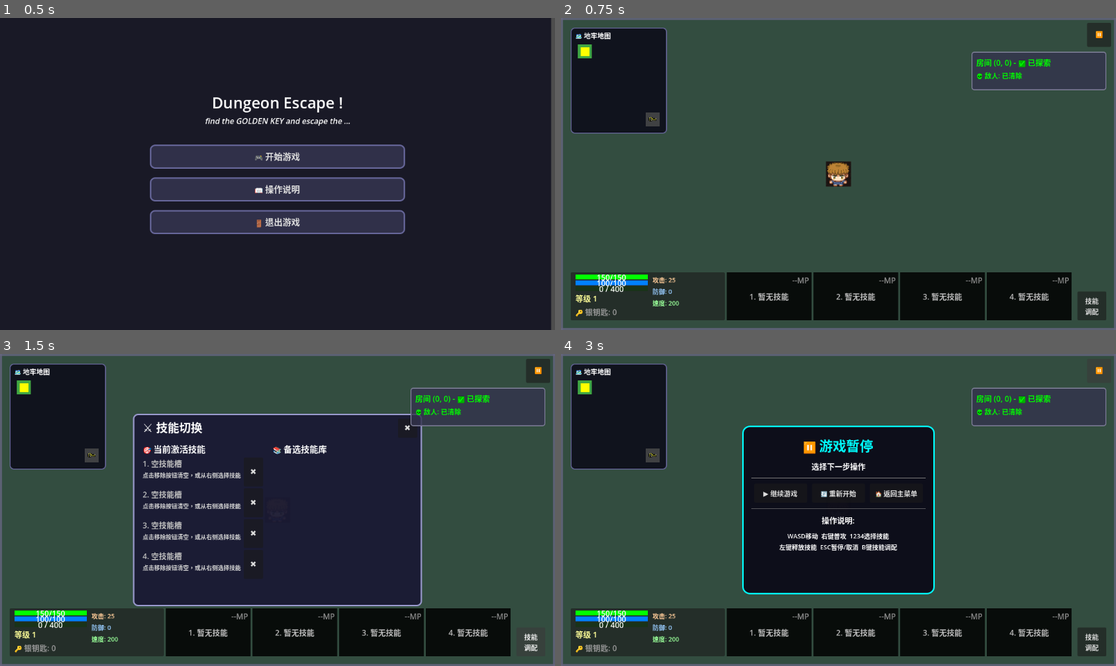
Above: before the commit, frames 1-4 (two rows, left to right).
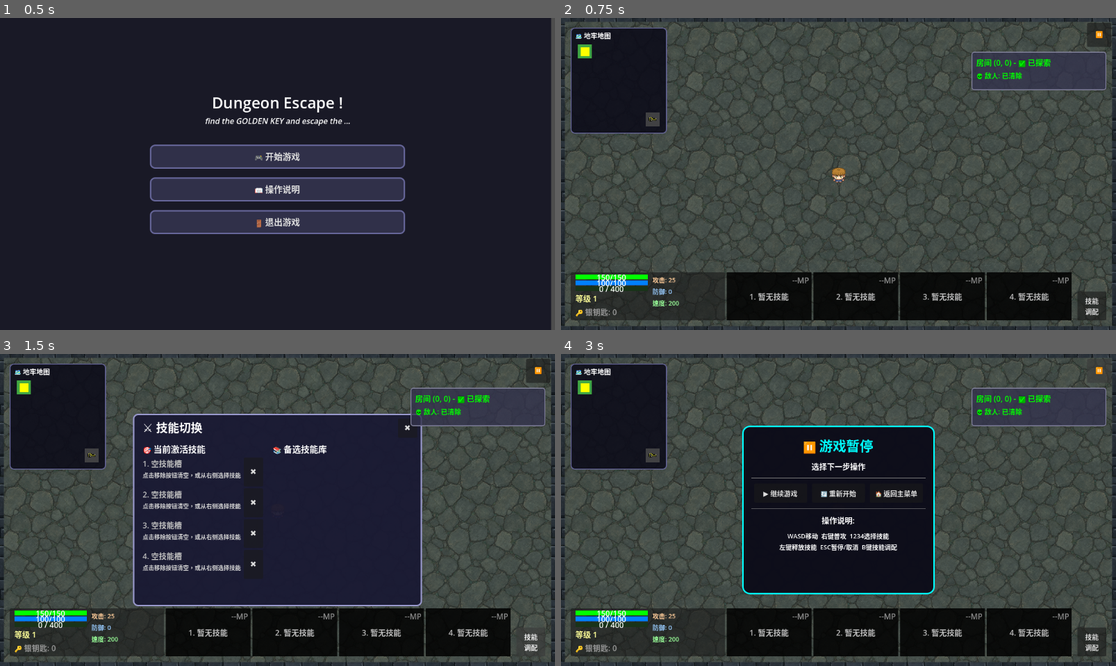
Above: after the commit, the same moments.

Repository: BXy213/Dungeon
Game: Godot game, scene res://Scenes/MainScene.tscn
Same seed, same stepped clock (60 frames per second), same inputs: the game is played once before the commit and once after it.
Inputs:
- Up to frame 1 (0.5 s): no input
- Up to frame 2 (0.75 s): click "🎮 开始游戏" at 0.5 s
- Up to frame 3 (1.5 s): click "技能 调配" at 1.25 s
- Up to frame 4 (3 s): click "✖" at 2 s; click "⏸️" at 2.75 s

Frame 1 is identical in both runs. In frame 2, 13% of the frame differs, in the area x 0-100%, y 0-100%; in frame 3, 8.5%; in frame 4, 10%.

Commit message:
Update textures and enhance visual elements for obstacles and enemies: Changed obstacle texture to dungeon rubble, updated player character sprite to use a walking animation with directional frames, and refined enemy visuals by replacing placeholder textures with specific enemy images. Improved room generation visuals with tiled textures for floors and walls, enhancing overall aesthetic consistency.

Diff:
--- a/Scenes/Obstacle.tscn
+++ b/Scenes/Obstacle.tscn
@@ -1,7 +1,7 @@
 [gd_scene load_steps=4 format=3 uid="uid://dwm8jk2l3oavr"]
 
 [ext_resource type="Script" uid="uid://dbk56tqoog56m" path="res://scripts/Obstacle.gd" id="1_obstacle"]
-[ext_resource type="Texture2D" uid="uid://dg70xps5dl4o4" path="res://art/stone.png" id="2_2sxyv"]
+[ext_resource type="Texture2D" path="res://art/environment/dungeon_obstacle_rubble.png" id="2_2sxyv"]
 
 [sub_resource type="RectangleShape2D" id="RectangleShape2D_obstacle"]
 size = Vector2(64, 64)
@@ -14,5 +14,4 @@
 shape = SubResource("RectangleShape2D_obstacle")
 
 [node name="Sprite2D" type="Sprite2D" parent="."]
-scale = Vector2(0.5, 0.5)
 texture = ExtResource("2_2sxyv")
--- a/Scenes/Player.tscn
+++ b/Scenes/Player.tscn
@@ -2,7 +2,7 @@
 
 [ext_resource type="Script" uid="uid://cfvu6gv7cs27c" path="res://scripts/PlayerCharacter.gd" id="1_kne1u"]
 [ext_resource type="Script" uid="uid://roc6gvwc8go2" path="res://scripts/SkillManager.gd" id="1_xhfnw"]
-[ext_resource type="Texture2D" uid="uid://bqe4pmj4fr7pf" path="res://art/icon.webp" id="2_e80uo"]
+[ext_resource type="Texture2D" uid="uid://cw61uxb817e66" path="res://art/charwalk.png" id="2_e80uo"]
 
 [sub_resource type="RectangleShape2D" id="RectangleShape2D_cxr5p"]
 size = Vector2(40, 40)
@@ -12,8 +12,9 @@
 script = ExtResource("1_kne1u")
 
 [node name="Sprite2D" type="Sprite2D" parent="."]
-scale = Vector2(0.4, 0.4)
 texture = ExtResource("2_e80uo")
+hframes = 4
+vframes = 4
 
 [node name="CollisionShape2D" type="CollisionShape2D" parent="."]
 position = Vector2(0.5, 2)
--- a/scripts/DungeonGenerator.gd
+++ b/scripts/DungeonGenerator.gd
@@ -2,6 +2,8 @@
 class_name DungeonGenerator
 
 const Constants = preload("res://scripts/core/GameConstants.gd")
+const FLOOR_TEXTURE = preload("res://art/environment/dungeon_floor_stone.png")
+const WALL_TEXTURE = preload("res://art/environment/dungeon_wall_stone.png")
 
 # 房间状态常量
 const ROOM_UNEXPLORED = 0
@@ -367,12 +369,9 @@
 
 func create_corridor_visual(corridor_data: Dictionary) -> void:
 	# 创建通道的视觉效果和碰撞体
-	var corridor_bg = ColorRect.new()
+	var corridor_bg = create_tiled_texture_rect(FLOOR_TEXTURE, corridor_data.size, -9)
 	corridor_bg.name = "CorridorBG_" + corridor_data.id
-	corridor_bg.size = corridor_data.size
 	corridor_bg.position = corridor_data.position
-	corridor_bg.color = Color(0.4, 0.4, 0.6, 0.9)  # 蓝灰色，比房间浅
-	corridor_bg.z_index = -9  # 在房间背景之上，但在内容之下
 	add_child(corridor_bg)
 
 	# 创建通道的碰撞体（默认禁用，由房间状态控制）
@@ -440,14 +439,21 @@
 	wall.add_child(collision)
 
 	# 创建视觉效果
-	var wall_visual = ColorRect.new()
-	wall_visual.size = wall_size
-	wall_visual.color = Color(0.4, 0.4, 0.5, 1.0)  # 灰色墙体
-	wall_visual.z_index = -5
+	var wall_visual = create_tiled_texture_rect(WALL_TEXTURE, wall_size, -5)
 	wall.add_child(wall_visual)
 
 	add_child(wall)
 	print("创建通道墙体: ", wall_name, " 位置: ", wall_pos, " 大小: ", wall_size)
+
+func create_tiled_texture_rect(texture: Texture2D, rect_size: Vector2, z_layer: int) -> TextureRect:
+	var texture_rect = TextureRect.new()
+	texture_rect.texture = texture
+	texture_rect.expand_mode = TextureRect.EXPAND_IGNORE_SIZE
+	texture_rect.stretch_mode = TextureRect.STRETCH_TILE
+	texture_rect.size = rect_size
+	texture_rect.z_index = z_layer
+	texture_rect.mouse_filter = Control.MOUSE_FILTER_IGNORE
+	return texture_rect
 
 func _check_player_position() -> void:
 	if not player:
@@ -774,12 +780,10 @@
 	if background:
 		if should_block:
 			# 封锁状态：通道变暗
-			background.color = Color(0.2, 0.2, 0.3, 0.9)  # 深色
 			background.modulate = Color(0.6, 0.6, 0.6, 1.0)  # 暗化
 			print("    🎨 通道视觉已变暗")
 		else:
 			# 开放状态：通道正常颜色
-			background.color = Color(0.4, 0.4, 0.6, 0.9)  # 正常蓝灰色
 			background.modulate = Color.WHITE  # 正常亮度
 			print("    🎨 通道视觉已恢复正常")
 
--- a/scripts/Obstacle.gd
+++ b/scripts/Obstacle.gd
@@ -1,4 +1,6 @@
 extends StaticBody2D
+
+const DEFAULT_OBSTACLE_TEXTURE = preload("res://art/environment/dungeon_obstacle_rubble.png")
 
 # 🪨 障碍物（支持多种类型，统一使用正方形网格）
 
@@ -8,11 +10,11 @@
 @onready var collision_shape = $CollisionShape2D
 @onready var sprite = $Sprite2D
 
-var obstacle_colors = {
-	"wall": Color(0.4, 0.4, 0.4),
-	"rock": Color(0.6, 0.4, 0.2),
-	"tree": Color(0.2, 0.6, 0.2),
-	"crystal": Color(0.6, 0.2, 0.8)
+var obstacle_tints = {
+	"wall": Color(0.75, 0.78, 0.82),
+	"rock": Color.WHITE,
+	"tree": Color(0.65, 0.9, 0.65),
+	"crystal": Color(0.85, 0.65, 1.0)
 }
 
 func _ready() -> void:
@@ -44,12 +46,14 @@
 	collision_shape.shape = shape
 
 	# 设置视觉效果（根据类型设置颜色）
-	sprite.modulate = obstacle_colors.get(obstacle_type, Color(0.6, 0.4, 0.2))
+	sprite.texture = DEFAULT_OBSTACLE_TEXTURE
+	sprite.modulate = obstacle_tints.get(obstacle_type, Color.WHITE)
 
 	# 调整sprite缩放以适应grid_size
-	# 假设stone.png原始大小约为128x128
-	var sprite_scale = float(grid_size) / 128.0
-	sprite.scale = Vector2(sprite_scale, sprite_scale)
+	if sprite.texture:
+		var texture_size = sprite.texture.get_size()
+		if texture_size.x > 0 and texture_size.y > 0:
+			sprite.scale = Vector2(float(grid_size) / texture_size.x, float(grid_size) / texture_size.y)
 
 func set_obstacle_type(type: String) -> void:
 	"""设置障碍物类型"""
--- a/scripts/PlayerCharacter.gd
+++ b/scripts/PlayerCharacter.gd
@@ -3,6 +3,14 @@
 const Constants = preload("res://scripts/core/GameConstants.gd")
 
 # 🎮 玩家角色类 - 基于新架构的玩家实现
+
+const WALK_FRAME_COUNT = 4
+const WALK_ANIMATION_FPS = 8.0
+const WALK_DIRECTION_DOWN = 0
+const WALK_DIRECTION_LEFT = 1
+const WALK_DIRECTION_UP = 2
+const WALK_DIRECTION_RIGHT = 3
+const WALK_IDLE_FRAME = 0
 
 ## ========== 玩家特有属性 ==========
 
@@ -19,6 +27,12 @@
 
 # 相机系统
 @onready var camera = $Camera2D
+@onready var player_sprite: Sprite2D = $Sprite2D
+
+# charwalk.png uses columns for directions and rows for walk frames.
+var walk_frame_index: int = WALK_IDLE_FRAME
+var walk_frame_timer: float = 0.0
+var facing_direction: int = WALK_DIRECTION_DOWN
 
 ## ========== 信号 ==========
 
@@ -52,6 +66,7 @@
 
 	# 设置技能管理器
 	skill_manager = get_node_or_null(Constants.NODE_SKILL_MANAGER)
+	setup_walk_sprite()
 
 	# 初始化状态管理器
 	setup_state_manager()
@@ -64,6 +79,14 @@
 	add_to_group(Constants.GROUP_PLAYERS)
 
 	print("🎮 玩家角色初始化完成")
+
+func setup_walk_sprite() -> void:
+	if not player_sprite:
+		return
+
+	player_sprite.hframes = WALK_FRAME_COUNT
+	player_sprite.vframes = WALK_FRAME_COUNT
+	player_sprite.frame_coords = Vector2i(facing_direction, WALK_IDLE_FRAME)
 
 func setup_state_manager() -> void:
 	"""设置玩家状态管理器"""
@@ -139,12 +162,45 @@
 
 	# 应用移动
 	velocity = input_vector * current_speed
+	update_walk_animation(_delta, input_vector)
 
 	# 更新状态
 	if velocity.length() > 0:
 		change_state(CharacterState.MOVING)
 	else:
 		change_state(CharacterState.IDLE)
+
+func update_walk_animation(delta: float, input_vector: Vector2) -> void:
+	if not player_sprite:
+		return
+
+	if input_vector == Vector2.ZERO:
+		walk_frame_timer = 0.0
+		walk_frame_index = WALK_IDLE_FRAME
+		player_sprite.frame_coords = Vector2i(facing_direction, WALK_IDLE_FRAME)
+		return
+
+	update_facing_direction(input_vector)
+	walk_frame_timer += delta
+
+	var frame_time = 1.0 / WALK_ANIMATION_FPS
+	while walk_frame_timer >= frame_time:
+		walk_frame_timer -= frame_time
+		walk_frame_index = (walk_frame_index + 1) % WALK_FRAME_COUNT
+
+	player_sprite.frame_coords = Vector2i(facing_direction, walk_frame_index)
+
+func update_facing_direction(input_vector: Vector2) -> void:
+	if abs(input_vector.x) > abs(input_vector.y):
+		if input_vector.x < 0:
+			facing_direction = WALK_DIRECTION_LEFT
+		else:
+			facing_direction = WALK_DIRECTION_RIGHT
+	else:
+		if input_vector.y < 0:
+			facing_direction = WALK_DIRECTION_UP
+		else:
+			facing_direction = WALK_DIRECTION_DOWN
 
 ## ========== 攻击系统重写 ==========
 
--- a/scripts/Room.gd
+++ b/scripts/Room.gd
@@ -5,6 +5,8 @@
 const Constants = preload("res://scripts/core/GameConstants.gd")
 const SpawnPlanner = preload("res://scripts/rooms/EnemySpawnPlanner.gd")
 const SaveCodec = preload("res://scripts/rooms/RoomSaveCodec.gd")
+const FLOOR_TEXTURE = preload("res://art/environment/dungeon_floor_stone.png")
+const WALL_TEXTURE = preload("res://art/environment/dungeon_wall_stone.png")
 
 const START_ROOM_ID := Vector2i(0, 0)
 const DEFAULT_DUNGEON_SIZE := Vector2i(5, 5)
@@ -417,12 +419,19 @@
 	# 如果找不到合适位置，返回中心点
 	return spawn_area.get_center()
 
+func create_tiled_texture_rect(texture: Texture2D, rect_size: Vector2, z_layer: int) -> TextureRect:
+	var texture_rect = TextureRect.new()
+	texture_rect.texture = texture
+	texture_rect.expand_mode = TextureRect.EXPAND_IGNORE_SIZE
+	texture_rect.stretch_mode = TextureRect.STRETCH_TILE
+	texture_rect.size = rect_size
+	texture_rect.z_index = z_layer
+	texture_rect.mouse_filter = Control.MOUSE_FILTER_IGNORE
+	return texture_rect
+
 func create_room_background() -> void:
-	# 创建房间背景
-	var room_background = ColorRect.new()
-	room_background.size = room_size
-	room_background.color = Color(0.2, 0.3, 0.25, 1.0)  # 深绿色背景
-	room_background.z_index = -10  # 确保在最底层
+	var room_background = create_tiled_texture_rect(FLOOR_TEXTURE, room_size, -10)
+	room_background.name = "RoomBackground"
 	add_child(room_background)
 	move_child(room_background, 0)  # 移到最前面（最底层）
 
@@ -590,43 +599,30 @@
 
 func create_room_border() -> void:
 	"""创建房间边界线（视觉效果）"""
-	var border_color = Color(0.4, 0.4, 0.5, 0.8)
-	var border_width = 4
+	var border_width = 8
 
 	# 顶边
-	var top_border = ColorRect.new()
+	var top_border = create_tiled_texture_rect(WALL_TEXTURE, Vector2(room_size.x, border_width), -7)
 	top_border.name = "TopBorder"
-	top_border.color = border_color
-	top_border.size = Vector2(room_size.x, border_width)
 	top_border.position = Vector2(0, 0)
-	top_border.z_index = -7
 	add_child(top_border)
 
 	# 底边
-	var bottom_border = ColorRect.new()
+	var bottom_border = create_tiled_texture_rect(WALL_TEXTURE, Vector2(room_size.x, border_width), -7)
 	bottom_border.name = "BottomBorder"
-	bottom_border.color = border_color
-	bottom_border.size = Vector2(room_size.x, border_width)
 	bottom_border.position = Vector2(0, room_size.y - border_width)
-	bottom_border.z_index = -7
 	add_child(bottom_border)
 
 	# 左边
-	var left_border = ColorRect.new()
+	var left_border = create_tiled_texture_rect(WALL_TEXTURE, Vector2(border_width, room_size.y), -7)
 	left_border.name = "LeftBorder"
-	left_border.color = border_color
-	left_border.size = Vector2(border_width, room_size.y)
 	left_border.position = Vector2(0, 0)
-	left_border.z_index = -7
 	add_child(left_border)
 
 	# 右边
-	var right_border = ColorRect.new()
+	var right_border = create_tiled_texture_rect(WALL_TEXTURE, Vector2(border_width, room_size.y), -7)
 	right_border.name = "RightBorder"
-	right_border.color = border_color
-	right_border.size = Vector2(border_width, room_size.y)
 	right_border.position = Vector2(room_size.x - border_width, 0)
-	right_border.z_index = -7
 	add_child(right_border)
 
 func create_room_walls() -> void:
@@ -704,10 +700,7 @@
 	wall.add_child(collision)
 
 	# 创建视觉效果
-	var wall_visual = ColorRect.new()
-	wall_visual.size = wall_size
-	wall_visual.color = Color(0.3, 0.3, 0.35, 1.0)  # 深灰色墙体
-	wall_visual.z_index = -6
+	var wall_visual = create_tiled_texture_rect(WALL_TEXTURE, wall_size, -6)
 	wall.add_child(wall_visual)
 
 	add_child(wall)
--- a/scripts/enemies/BomberEnemy.gd
+++ b/scripts/enemies/BomberEnemy.gd
@@ -1,5 +1,7 @@
 extends "res://scripts/EnemyCharacter.gd"
 class_name BomberEnemy
+
+const BOMBER_TEXTURE = preload("res://art/enemies/enemy_bomber.png")
 
 # 💣 自爆兵 - 死亡时爆炸（参考DOTA特克斯/LOL炼金男爵虫子）
 
@@ -69,10 +71,11 @@
 	# 创建Sprite2D节点（发光效果）
 	var bomber_sprite = Sprite2D.new()
 	bomber_sprite.name = "Sprite2D"
-	bomber_sprite.texture = preload("res://art/icon.webp")
-	bomber_sprite.modulate = Color(1.0, 0.5, 0.0)  # 橙色，像炸弹
-	bomber_sprite.scale = Vector2(0.35, 0.35)
+	bomber_sprite.texture = BOMBER_TEXTURE
+	bomber_sprite.modulate = Color.WHITE
+	bomber_sprite.scale = Vector2.ONE
 	add_child(bomber_sprite)
+	sprite = bomber_sprite
 	print("  ✓ Sprite2D已创建")
 
 	# 添加脉冲动画（像定时炸弹）
@@ -100,8 +103,11 @@
 	# ✅ 修复：确保贴图颜色正确设置（即使Sprite2D预先存在）
 	var bomber_sprite = get_node_or_null("Sprite2D")
 	if bomber_sprite:
-		bomber_sprite.modulate = Color(1.0, 0.5, 0.0)  # 橙色
-		print("  ✓ 自爆兵贴图颜色已设置为橙色, visible: ", bomber_sprite.visible, ", scale: ", bomber_sprite.scale)
+		bomber_sprite.texture = BOMBER_TEXTURE
+		bomber_sprite.modulate = Color.WHITE
+		bomber_sprite.scale = Vector2.ONE
+		sprite = bomber_sprite
+		print("  ✓ 自爆兵贴图已设置, visible: ", bomber_sprite.visible, ", scale: ", bomber_sprite.scale)
 
 		# 重新创建脉冲动画
 		var tween = create_tween()
--- a/scripts/enemies/BossEnemy.gd
+++ b/scripts/enemies/BossEnemy.gd
@@ -2,6 +2,7 @@
 class_name BossEnemy
 
 const EnemyTypes = preload("res://scripts/factories/EnemyFactory.gd")
+const BOSS_TEXTURE = preload("res://art/enemies/enemy_boss.png")
 # 👑 BOSS - 保持距离，召唤小兵，战术移动
 
 ## ========== BOSS特有属性 ==========
@@ -74,10 +75,11 @@
 	# 创建Sprite2D节点
 	var boss_sprite = Sprite2D.new()
 	boss_sprite.name = "Sprite2D"
-	boss_sprite.texture = preload("res://art/icon.webp")
-	boss_sprite.modulate = Color.PURPLE  # 紫色
-	boss_sprite.scale = Vector2(0.72, 0.72)
+	boss_sprite.texture = BOSS_TEXTURE
+	boss_sprite.modulate = Color.WHITE
+	boss_sprite.scale = Vector2.ONE
 	add_child(boss_sprite)
+	sprite = boss_sprite
 	print("  ✓ Sprite2D已创建")
 
 	# 创建CollisionShape2D节点
@@ -98,8 +100,11 @@
 	"""设置BOSS视觉效果"""
 	var boss_sprite = get_node_or_null("Sprite2D")
 	if boss_sprite:
-		boss_sprite.modulate = Color.PURPLE  # 紫色
-		print("  ✓ BOSS贴图颜色已设置为紫色")
+		boss_sprite.texture = BOSS_TEXTURE
+		boss_sprite.modulate = Color.WHITE
+		boss_sprite.scale = Vector2.ONE
+		sprite = boss_sprite
+		print("  ✓ BOSS贴图已设置")
 
 func setup_collision_size() -> void:
 	"""设置碰撞盒大小"""
--- a/scripts/enemies/EliteEnemy.gd
+++ b/scripts/enemies/EliteEnemy.gd
@@ -1,5 +1,7 @@
 extends "res://scripts/EnemyCharacter.gd"
 class_name EliteEnemy
+
+const ELITE_TEXTURE = preload("res://art/enemies/enemy_elite.png")
 
 # 🛡️ 精英战士 - 预测性攻击，毒技能
 
@@ -65,10 +67,11 @@
 	# 创建Sprite2D节点
 	var elite_sprite = Sprite2D.new()
 	elite_sprite.name = "Sprite2D"
-	elite_sprite.texture = preload("res://art/icon.webp")
-	elite_sprite.modulate = Color.ORANGE  # 橙色
-	elite_sprite.scale = Vector2(0.52, 0.52)
+	elite_sprite.texture = ELITE_TEXTURE
+	elite_sprite.modulate = Color.WHITE
+	elite_sprite.scale = Vector2.ONE
 	add_child(elite_sprite)
+	sprite = elite_sprite
 	print("  ✓ Sprite2D已创建")
 
 	# 创建CollisionShape2D节点
@@ -89,8 +92,11 @@
 	"""设置精英战士视觉效果"""
 	var elite_sprite = get_node_or_null("Sprite2D")
 	if elite_sprite:
-		elite_sprite.modulate = Color.ORANGE  # 橙色
-		print("  ✓ 精英战士贴图颜色已设置为橙色")
+		elite_sprite.texture = ELITE_TEXTURE
+		elite_sprite.modulate = Color.WHITE
+		elite_sprite.scale = Vector2.ONE
+		sprite = elite_sprite
+		print("  ✓ 精英战士贴图已设置")
 
 func setup_collision_size() -> void:
 	"""设置碰撞盒大小"""
--- a/scripts/enemies/HealerEnemy.gd
+++ b/scripts/enemies/HealerEnemy.gd
@@ -1,5 +1,7 @@
 extends "res://scripts/EnemyCharacter.gd"
 class_name HealerEnemy
+
+const HEALER_TEXTURE = preload("res://art/enemies/enemy_healer.png")
 
 # 💚 治疗者 - 给其他敌人治疗（参考LOL索拉卡/DOTA巫医）
 
@@ -78,10 +80,11 @@
 	# 创建Sprite2D节点
 	var healer_sprite = Sprite2D.new()
 	healer_sprite.name = "Sprite2D"
-	healer_sprite.texture = preload("res://art/icon.webp")
-	healer_sprite.modulate = Color(0.0, 1.0, 0.5)  # 青绿色
-	healer_sprite.scale = Vector2(0.35, 0.35)  # 稍小
+	healer_sprite.texture = HEALER_TEXTURE
+	healer_sprite.modulate = Color.WHITE
+	healer_sprite.scale = Vector2.ONE
 	add_child(healer_sprite)
+	sprite = healer_sprite
 	print("  ✓ Sprite2D已创建")
 
 	# 创建CollisionShape2D节点
@@ -103,8 +106,11 @@
 	# ✅ 修复：确保贴图颜色正确设置（即使Sprite2D预先存在）
 	var healer_sprite = get_node_or_null("Sprite2D")
 	if healer_sprite:
-		healer_sprite.modulate = Color(0.0, 1.0, 0.5)  # 青绿色
-		print("  ✓ 治疗者贴图颜色已设置为青绿色, visible: ", healer_sprite.visible, ", scale: ", healer_sprite.scale)
+		healer_sprite.texture = HEALER_TEXTURE
+		healer_sprite.modulate = Color.WHITE
+		healer_sprite.scale = Vector2.ONE
+		sprite = healer_sprite
+		print("  ✓ 治疗者贴图已设置, visible: ", healer_sprite.visible, ", scale: ", healer_sprite.scale)
 	else:
 		print("  ⚠️ 治疗者setup_visuals()时Sprite2D不存在！")
 
--- a/scripts/enemies/MeleeEnemy.gd
+++ b/scripts/enemies/MeleeEnemy.gd
@@ -1,5 +1,7 @@
 extends "res://scripts/EnemyCharacter.gd"
 class_name MeleeEnemy
+
+const MELEE_TEXTURE = preload("res://art/enemies/enemy_melee.png")
 
 # 🗡️ 近战小兵 - 冲锋射击
 
@@ -57,10 +59,11 @@
 	# 创建Sprite2D节点
 	var melee_sprite = Sprite2D.new()
 	melee_sprite.name = "Sprite2D"
-	melee_sprite.texture = preload("res://art/icon.webp")
-	melee_sprite.modulate = Color.RED  # 红色
-	melee_sprite.scale = Vector2(0.4, 0.4)
+	melee_sprite.texture = MELEE_TEXTURE
+	melee_sprite.modulate = Color.WHITE
+	melee_sprite.scale = Vector2.ONE
 	add_child(melee_sprite)
+	sprite = melee_sprite
 	print("  ✓ Sprite2D已创建")
 
 	# 创建CollisionShape2D节点
@@ -81,8 +84,11 @@
 	"""设置近战小兵视觉效果"""
 	var melee_sprite = get_node_or_null("Sprite2D")
 	if melee_sprite:
-		melee_sprite.modulate = Color.RED  # 红色
-		print("  ✓ 近战小兵贴图颜色已设置为红色")
+		melee_sprite.texture = MELEE_TEXTURE
+		melee_sprite.modulate = Color.WHITE
+		melee_sprite.scale = Vector2.ONE
+		sprite = melee_sprite
+		print("  ✓ 近战小兵贴图已设置")
 
 func setup_collision_size() -> void:
 	"""设置碰撞盒大小"""
--- a/scripts/enemies/RangedEnemy.gd
+++ b/scripts/enemies/RangedEnemy.gd
@@ -1,5 +1,7 @@
 extends "res://scripts/EnemyCharacter.gd"
 class_name RangedEnemy
+
+const RANGED_TEXTURE = preload("res://art/enemies/enemy_ranged.png")
 
 # 🏹 远程小兵 - 保持距离射击并游走
 
@@ -70,10 +72,11 @@
 	# 创建Sprite2D节点
 	var ranged_sprite = Sprite2D.new()
 	ranged_sprite.name = "Sprite2D"
-	ranged_sprite.texture = preload("res://art/icon.webp")
-	ranged_sprite.modulate = Color.BLUE  # 蓝色
-	ranged_sprite.scale = Vector2(0.36, 0.36)
+	ranged_sprite.texture = RANGED_TEXTURE
+	ranged_sprite.modulate = Color.WHITE
+	ranged_sprite.scale = Vector2.ONE
 	add_child(ranged_sprite)
+	sprite = ranged_sprite
 	print("  ✓ Sprite2D已创建")
 
 	# 创建CollisionShape2D节点
@@ -94,8 +97,11 @@
 	"""设置远程小兵视觉效果"""
 	var ranged_sprite = get_node_or_null("Sprite2D")
 	if ranged_sprite:
-		ranged_sprite.modulate = Color.BLUE  # 蓝色
-		print("  ✓ 远程小兵贴图颜色已设置为蓝色")
+		ranged_sprite.texture = RANGED_TEXTURE
+		ranged_sprite.modulate = Color.WHITE
+		ranged_sprite.scale = Vector2.ONE
+		sprite = ranged_sprite
+		print("  ✓ 远程小兵贴图已设置")
 
 func setup_collision_size() -> void:
 	"""设置碰撞盒大小"""
--- a/scripts/enemies/SplitterEnemy.gd
+++ b/scripts/enemies/SplitterEnemy.gd
@@ -1,5 +1,8 @@
 extends "res://scripts/EnemyCharacter.gd"
 class_name SplitterEnemy
+
+const SPLITTER_TEXTURE = preload("res://art/enemies/enemy_splitter.png")
+const MINI_SPLITTER_TEXTURE = preload("res://art/enemies/enemy_mini_splitter.png")
 
 # 🔀 分裂体 - 死亡时分裂成小型敌人（参考DOTA育母蜘蛛/LOL玛尔扎哈虫子）
 
@@ -112,16 +115,16 @@
 	# 创建Sprite2D节点
 	var splitter_sprite = Sprite2D.new()
 	splitter_sprite.name = "Sprite2D"
-	splitter_sprite.texture = preload("res://art/icon.webp")
 
 	if is_mini_split:
-		splitter_sprite.modulate = Color(0.6, 0.3, 0.6)  # 浅紫色
-		splitter_sprite.scale = Vector2(0.25, 0.25)  # 小型
-	else:
-		splitter_sprite.modulate = Color(0.8, 0.2, 0.8)  # 紫色
-		splitter_sprite.scale = Vector2(0.4, 0.4)
+		splitter_sprite.texture = MINI_SPLITTER_TEXTURE
+	else:
+		splitter_sprite.texture = SPLITTER_TEXTURE
+	splitter_sprite.modulate = Color.WHITE
+	splitter_sprite.scale = Vector2.ONE
 
 	add_child(splitter_sprite)
+	sprite = splitter_sprite
 	print("  ✓ Sprite2D已创建")
 
 	# 创建CollisionShape2D节点
@@ -149,11 +152,14 @@
 	var splitter_sprite = get_node_or_null("Sprite2D")
 	if splitter_sprite:
 		if is_mini_split:
-			splitter_sprite.modulate = Color(0.6, 0.3, 0.6)  # 浅紫色
-			print("  ✓ 小分裂体贴图颜色已设置为浅紫色, visible: ", splitter_sprite.visible, ", scale: ", splitter_sprite.scale)
+			splitter_sprite.texture = MINI_SPLITTER_TEXTURE
+			print("  ✓ 小分裂体贴图已设置, visible: ", splitter_sprite.visible, ", scale: ", splitter_sprite.scale)
 		else:
-			splitter_sprite.modulate = Color(0.8, 0.2, 0.8)  # 紫色
-			print("  ✓ 分裂体贴图颜色已设置为紫色, visible: ", splitter_sprite.visible, ", scale: ", splitter_sprite.scale)
+			splitter_sprite.texture = SPLITTER_TEXTURE
+			print("  ✓ 分裂体贴图已设置, visible: ", splitter_sprite.visible, ", scale: ", splitter_sprite.scale)
+		splitter_sprite.modulate = Color.WHITE
+		splitter_sprite.scale = Vector2.ONE
+		sprite = splitter_sprite
 	else:
 		var type_name = "小分裂体" if is_mini_split else "分裂体"
 		print("  ⚠️ ", type_name, "setup_visuals()时Sprite2D不存在！")
Binary file added: art/enemies/enemy_bomber.png
Not shown, added: art/enemies/enemy_bomber.png.import
Binary file added: art/enemies/enemy_boss.png
Not shown, added: art/enemies/enemy_boss.png.import
Binary file added: art/enemies/enemy_elite.png
Not shown, added: art/enemies/enemy_elite.png.import
Binary file added: art/enemies/enemy_healer.png
Not shown, added: art/enemies/enemy_healer.png.import
Binary file added: art/enemies/enemy_melee.png
Not shown, added: art/enemies/enemy_melee.png.import
Binary file added: art/enemies/enemy_mini_splitter.png
Not shown, added: art/enemies/enemy_mini_splitter.png.import
(and 10 more such lines)
